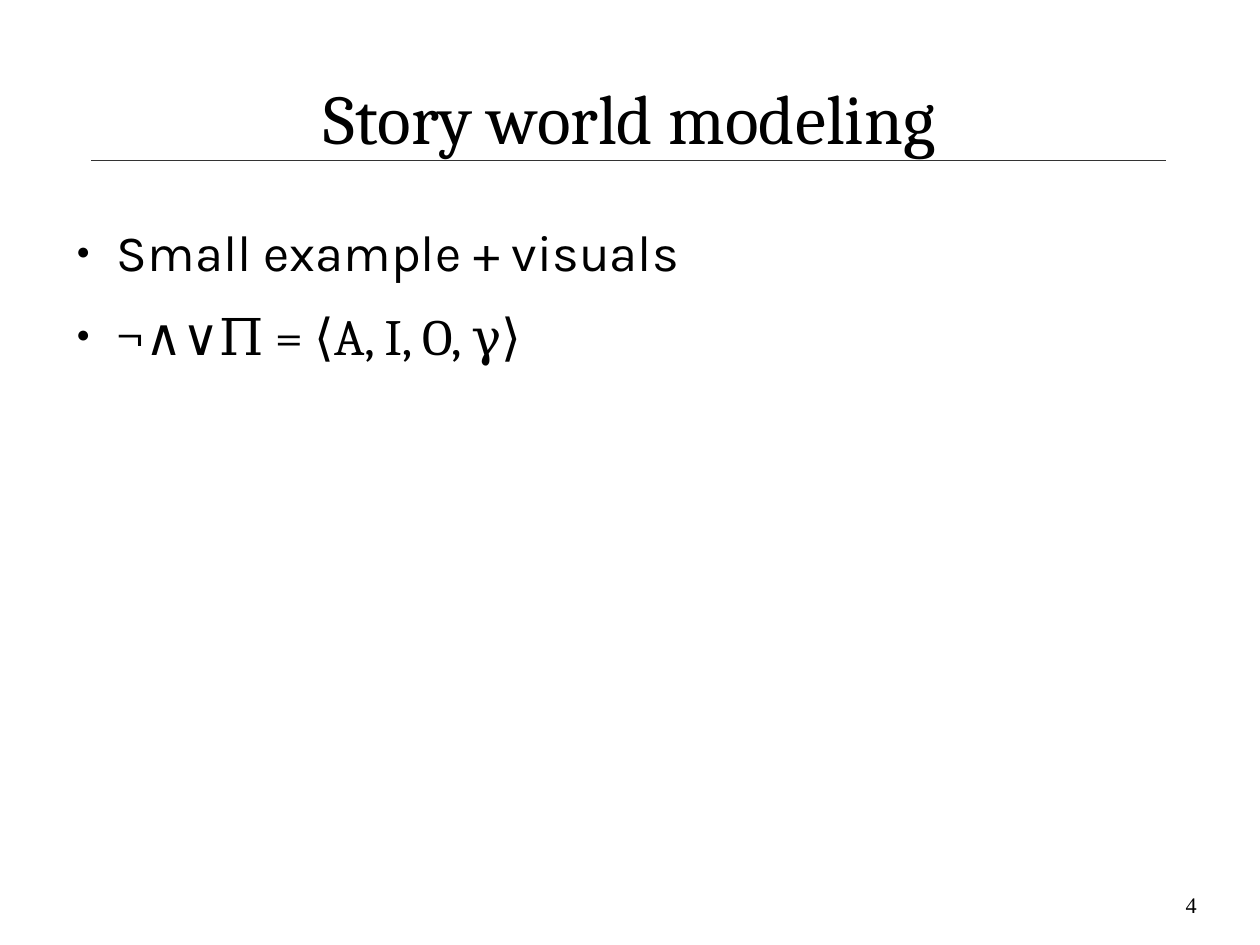
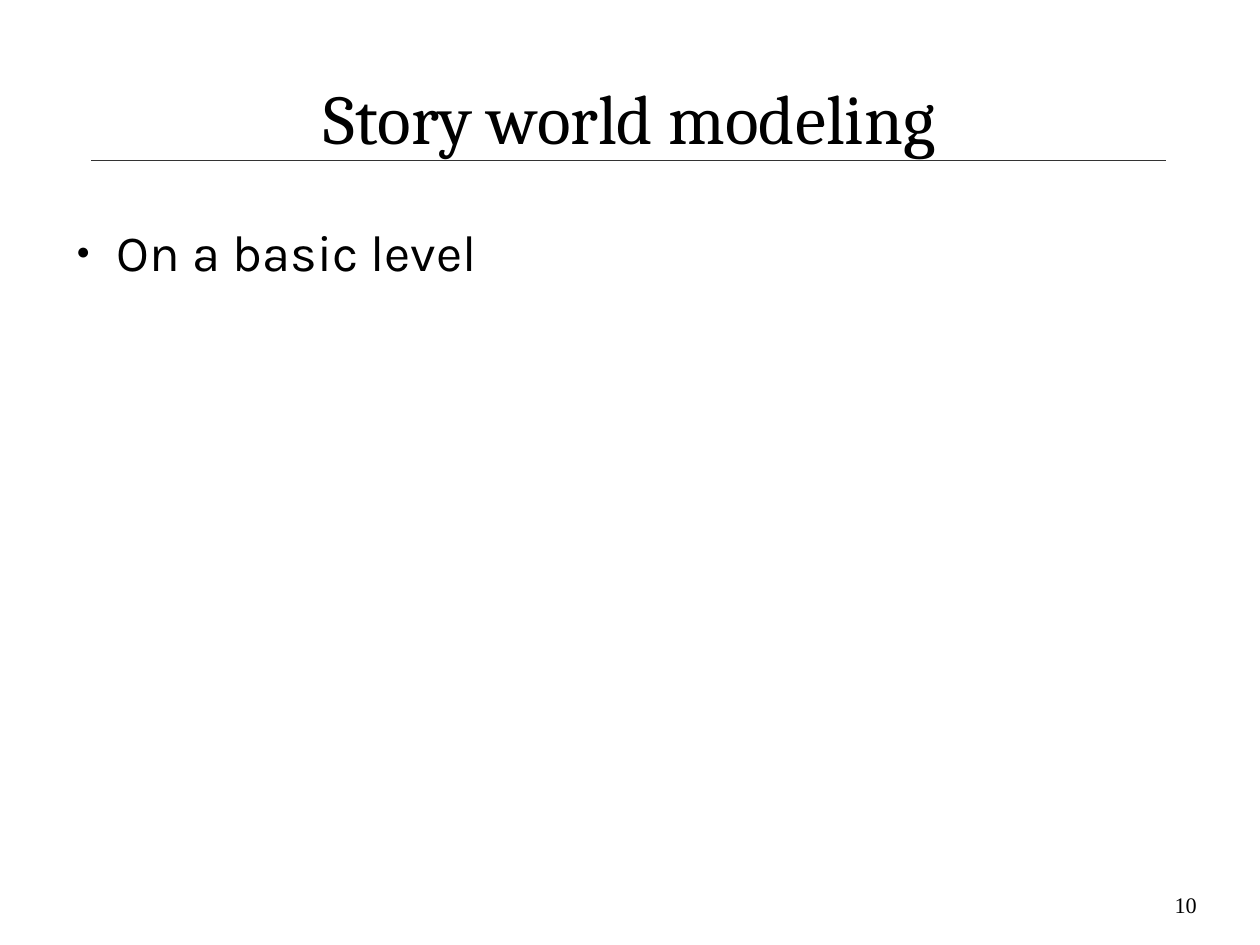
Before and after one commit to IllDepence/ai_seminar, a slide deck: slide 10 of praes/praes.odp (slide 4 before the commit). Drawn at 1260x945 pixels with LibreOffice and Linux fonts; fonts in the diff are those of the drawing. Boxes give left, top, right and bottom in pixels: in the first picture for what was removed or moved away, otherwise in the second. Text is boxed around its words. In the diff, an @@ line names an element or a change of style, - is before the commit and + after.

```diff
--- a/praes/praes.odp
+++ b/praes/praes.odp
@@ text at bbox=[117, 236, 477, 272]: text changed @@
-● Small example + visuals
-● ¬∧∨Π = ⟨A, I, O, γ⟩
+● On a basic level
@@ page number at bbox=[1175, 898, 1197, 914]: text changed @@
-4
+10
```
Also in this commit, not shown: 2 other slides changed, 8 slides added.
